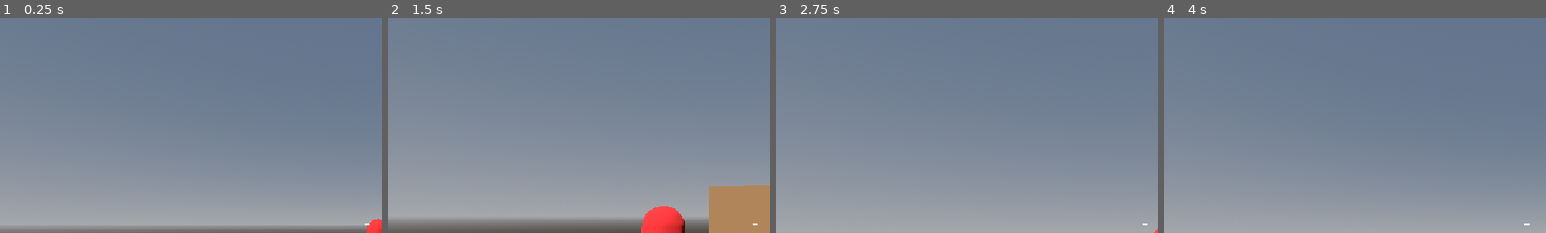
Above: before the commit, frames 1-4 (left to right).
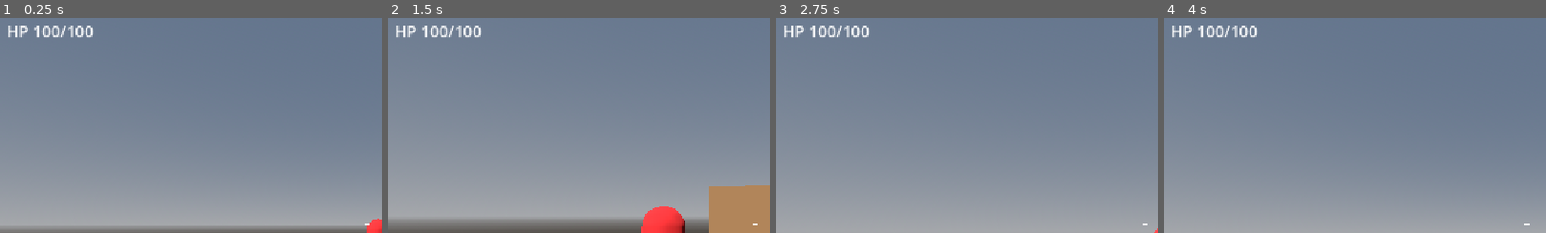
Above: after the commit, the same moments.

Repository: rcorre/exo
Game: Godot game, scene res://world/test_arena.tscn
Two runs of this game, one before a commit and one after it. Both use one fixed random seed, a clock stepped at 60 frames per second and the inputs below.
Inputs (mouse positions are % of the whole screen's width and height, from its top left):
- Up to frame 1 (0.25 s): no input
- Up to frame 2 (1.5 s): tap Enter at 0.5 s; move the mouse to (49, 52) at 0.52 s; hold Right mouse button (aim) 0.53-1.28 s; hold W (move_forward) from 0.53 s (still down); click (49, 52) at 0.8 s; move the mouse to (57, 51) at 1.27 s; click (57, 51) at 1.35 s
- Up to frame 3 (2.75 s): keep holding W (move_forward); right-click (57, 51) at 1.55 s; move the mouse to (42, 49) at 2.02 s; hold Right mouse button (aim) from 2.03 s (still down); click (42, 49) at 2.3 s
- Up to frame 4 (4 s): move the mouse to (51, 50) at 2.77 s; release W (move_forward) at 2.78 s; release Right mouse button (aim) at 2.78 s; hold A (move_left) 2.78-3.53 s; tap C (crouch) at 2.85 s; right-click (51, 50) at 3.05 s; move the mouse to (46, 48) at 3.52 s; press the mouse at (46, 48) at 3.53 s; hold W (move_forward) from 3.53 s (still down)
The pictures show only the part of the screen within x 0-50%, y 2-52%; the shares and areas given below are measured in that part.

The runs differ from the first frame. In frame 1, 0.7% of the frame differs, in the area x 2-25%, y 3-10%; in frame 2, 0.7%; in frame 3, 0.7%; in frame 4, 0.7%.

Commit message:
Enemies chase.

Diff:
--- a/enemies/enemy.gd
+++ b/enemies/enemy.gd
@@ -7,13 +7,30 @@
 const AGGRO_GAIN_TIME := 0.5
 const AGGRO_DECAY_TIME := 10.0
 const CHASE_SPEED := 3.0
+const MIN_CHASE_DISTANCE := 5.0
 
 const HEARING_RANGE := 12.0
 const AUDIO_AGGRO_TIME := 3.0
+
+const DECISION_INTERVAL := 1.5
+const STOP_DECISION_MIN_DIST := MIN_CHASE_DISTANCE
+const STOP_DECISION_MAX_DIST := 10.0
+
+const FIRE_RANGE := 20.0
+const FIRE_DAMAGE := 10
+const FIRE_COOLDOWN := 1.2
+const BASE_SPREAD_DEG := 6.0
+const MAX_SPREAD_DEG := 16.0
+const FIRE_BLOOM_DEG := 4.0
+const BLOOM_DECAY_DEG := 8.0
 
 var health: int
 var aggro: float = 0.0
 var is_chasing: bool = false
+var is_stopped: bool = false
+var decision_timer: float = 0.0
+var fire_cooldown_remaining: float = 0.0
+var recoil_bloom_deg: float = 0.0
 
 var gravity: float = ProjectSettings.get_setting("physics/3d/default_gravity")
 
@@ -45,20 +62,86 @@
 		is_chasing = false
 
 	if is_chasing and player:
-		_chase(player)
+		_update_combat_decision(player, can_see, delta)
+		if is_stopped and can_see:
+			velocity.x = 0.0
+			velocity.z = 0.0
+			_aim_at(player)
+			_update_fire(player, delta)
+		else:
+			_chase(player)
 	else:
+		is_stopped = false
 		velocity.x = 0.0
 		velocity.z = 0.0
 
 	move_and_slide()
 
 	_update_debug_label()
+
+func _update_combat_decision(player: Node3D, can_see: bool, delta: float) -> void:
+	decision_timer -= delta
+	if decision_timer > 0.0:
+		return
+	decision_timer = DECISION_INTERVAL
+
+	if not can_see:
+		is_stopped = false
+		return
+
+	var distance := global_position.distance_to(player.global_position)
+	var stop_chance: float = clamp(
+		1.0 - (distance - STOP_DECISION_MIN_DIST) / (STOP_DECISION_MAX_DIST - STOP_DECISION_MIN_DIST),
+		0.0, 1.0
+	)
+	is_stopped = randf() < stop_chance
+
+func _update_fire(player: Node3D, delta: float) -> void:
+	recoil_bloom_deg = move_toward(recoil_bloom_deg, 0.0, BLOOM_DECAY_DEG * delta)
+	fire_cooldown_remaining = max(fire_cooldown_remaining - delta, 0.0)
+	if fire_cooldown_remaining <= 0.0:
+		_fire(player)
+		fire_cooldown_remaining = FIRE_COOLDOWN
+
+func _aim_at(player: Node3D) -> void:
+	var to_player := player.global_position - global_position
+	to_player.y = 0.0
+	if to_player.length() > 0.01:
+		look_at(global_position + to_player.normalized(), Vector3.UP)
+
+func _fire(player: Node3D) -> void:
+	var eye_pos := global_position + Vector3.UP * 1.5
+	var target_pos := player.global_position + Vector3.UP * 0.9
+	var forward := (target_pos - eye_pos).normalized()
+
+	var right := forward.cross(Vector3.UP).normalized()
+	if right.length_squared() < 0.0001:
+		right = Vector3.RIGHT
+	var up := right.cross(forward).normalized()
+
+	var spread_rad := deg_to_rad(_current_spread_deg())
+	var angle := randf() * TAU
+	var radius := sqrt(randf()) * tan(spread_rad)
+	var direction := (forward + right * radius * cos(angle) + up * radius * sin(angle)).normalized()
+
+	recoil_bloom_deg = min(recoil_bloom_deg + FIRE_BLOOM_DEG, MAX_SPREAD_DEG)
+
+	var to := eye_pos + direction * FIRE_RANGE
+	var query := PhysicsRayQueryParameters3D.create(eye_pos, to)
+	query.exclude = [self]
+	var result := get_world_3d().direct_space_state.intersect_ray(query)
+	if result and result.collider.has_method("take_damage"):
+		result.collider.take_damage(FIRE_DAMAGE)
+
+func _current_spread_deg() -> float:
+	return clamp(BASE_SPREAD_DEG + recoil_bloom_deg, 0.0, MAX_SPREAD_DEG)
 
 func _update_debug_label() -> void:
 	var has_something_to_show := health < max_health or aggro > 0.0
 	debug_label.visible = DebugFlags.enabled and has_something_to_show
 	if debug_label.visible:
-		debug_label.text = "HP %d/%d\nAggro %d%%" % [health, max_health, roundi(aggro * 100)]
+		var state := "STOPPED" if is_stopped else "CHASING" if is_chasing else "IDLE"
+		debug_label.text = "HP %d/%d\nAggro %d%%\n%s" % [health, max_health, roundi(aggro * 100), state]
 
 func _get_player() -> Node3D:
 	return get_tree().get_first_node_in_group("player")
@@ -98,11 +181,16 @@
 func _chase(player: Node3D) -> void:
 	var to_player := player.global_position - global_position
 	to_player.y = 0.0
-	if to_player.length() > 0.01:
+	var distance := to_player.length()
+	if distance > 0.01:
 		var direction := to_player.normalized()
-		velocity.x = direction.x * CHASE_SPEED
-		velocity.z = direction.z * CHASE_SPEED
 		look_at(global_position + direction, Vector3.UP)
+		if distance > MIN_CHASE_DISTANCE:
+			velocity.x = direction.x * CHASE_SPEED
+			velocity.z = direction.z * CHASE_SPEED
+		else:
+			velocity.x = 0.0
+			velocity.z = 0.0
 
 func take_damage(amount: int) -> void:
 	health -= amount
--- a/player/player.gd
+++ b/player/player.gd
@@ -1,4 +1,6 @@
 extends CharacterBody3D
+
+@export var max_health: int = 100
 
 const SPEED := 6.0
 const ACCEL := 20.0
@@ -32,7 +34,9 @@
 @onready var head: Node3D = $Head
 @onready var camera: Camera3D = $Head/Camera3D
 @onready var reticle: Control = $HUD/Reticle
+@onready var health_label: Label = $HUD/HealthLabel
 
+var health: int
 var gravity: float = ProjectSettings.get_setting("physics/3d/default_gravity")
 var recoil_bloom_deg: float = 0.0
 var is_crouched: bool = false
@@ -41,6 +45,7 @@
 var is_sprinting: bool = false
 var sprint_progress: float = 0.0
 var sprint_lockout_remaining: float = 0.0
+var is_dead: bool = false
 
 var _stand_head_y: float
 var _base_fov: float
@@ -51,8 +56,28 @@
 	Input.mouse_mode = Input.MOUSE_MODE_CAPTURED
 	_stand_head_y = head.position.y
 	_base_fov = camera.fov
+	health = max_health
+	_update_health_label()
+
+func take_damage(amount: int) -> void:
+	if is_dead:
+		return
+	health = max(health - amount, 0)
+	_update_health_label()
+	if health <= 0:
+		die()
+
+func die() -> void:
+	is_dead = true
+	Input.mouse_mode = Input.MOUSE_MODE_VISIBLE
+	_update_health_label()
+
+func _update_health_label() -> void:
+	health_label.text = "HP %d/%d" % [health, max_health] if not is_dead else "YOU DIED"
 
 func _unhandled_input(event: InputEvent) -> void:
+	if is_dead:
+		return
 	if event is InputEventMouseMotion and Input.mouse_mode == Input.MOUSE_MODE_CAPTURED:
 		rotate_y(-event.relative.x * MOUSE_SENSITIVITY)
 		head.rotate_x(-event.relative.y * MOUSE_SENSITIVITY)
@@ -120,6 +145,12 @@
 	if not is_on_floor():
 		velocity.y -= gravity * delta
 
+	if is_dead:
+		velocity.x = 0.0
+		velocity.z = 0.0
+		move_and_slide()
+		return
+
 	var input_dir := Input.get_vector("move_left", "move_right", "move_forward", "move_back")
 	var direction := (transform.basis * Vector3(input_dir.x, 0.0, input_dir.y)).normalized()
 
--- a/ui/hud.tscn
+++ b/ui/hud.tscn
@@ -10,3 +10,11 @@
 anchor_right = 1.0
 anchor_bottom = 1.0
 mouse_filter = 2
+
+[node name="HealthLabel" type="Label" parent="."]
+offset_left = 16.0
+offset_top = 16.0
+offset_right = 216.0
+offset_bottom = 48.0
+theme_override_font_sizes/font_size = 24
+text = "HP 100/100"
